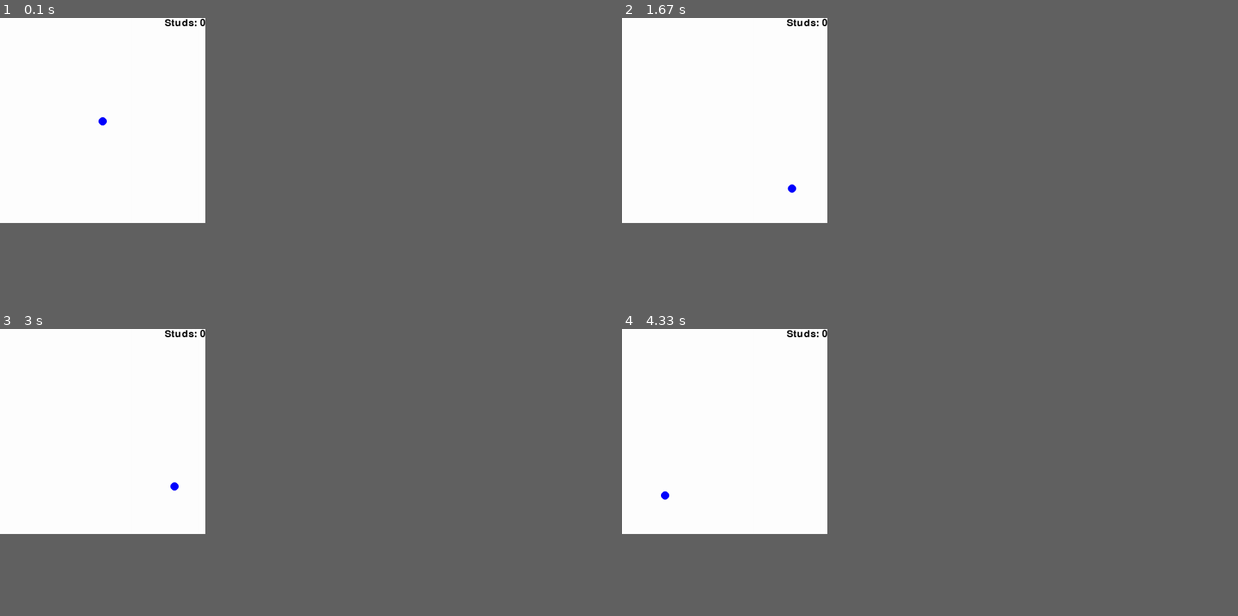
Above: before the commit, frames 1-4 (two rows, left to right).
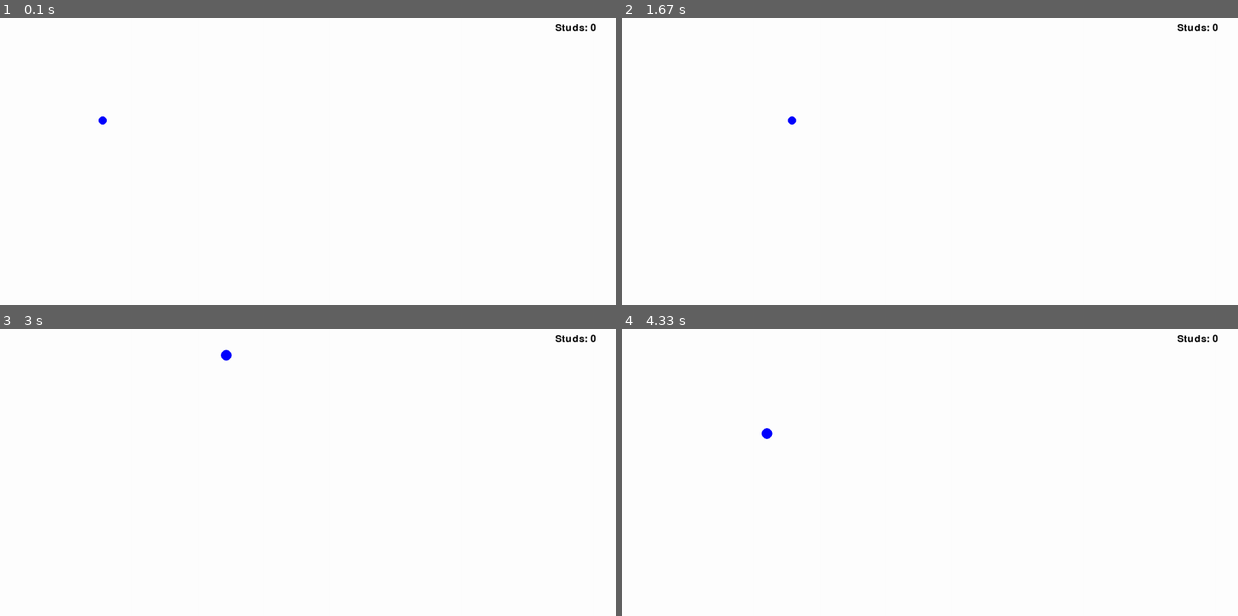
Above: after the commit, the same moments.

Repository: ColorLime90/intro_programmering
Game: pygame game, started from mastergame.py
The game is run twice, just before and just after one commit, with the same random seed, the same clock (stepped at 60 frames per second) and the same inputs.
Inputs:
- Up to frame 1 (0.1 s): no input
- Up to frame 2 (1.67 s): hold W 0.33-0.8 s; hold Right 0.33-0.8 s; tap A at 0.83 s; hold Right 1.17-1.63 s
- Up to frame 3 (3 s): tap E at 1.67 s; hold Up 2-2.3 s; hold Right 2.33-2.8 s; hold Left from 2.83 s (still down)
- Up to frame 4 (4.33 s): release Left at 3.37 s; hold Down 3.4-3.7 s; hold Left 3.73-4.13 s; hold Up from 4.17 s (still down)
The window is 300x300 before the commit and 900x420 after it. Grey fills any space a smaller window leaves; there, only what the larger window draws over its background counts as a difference.

The runs differ from the first frame. In frame 1, 0.2% of the frame differs, in the area x 16-97%, y 0-38%; in frame 2, 0.3%; in frame 3, 0.3%, in the area x 26-97%, y 0-57%; in frame 4, 0.3%.

Commit message:
2025-04-08

Diff:
--- a/mastergame.py
+++ b/mastergame.py
@@ -1,5 +1,5 @@
 import pygame
-
+import random
 
 # Define some colors
 BLACK = (0, 0, 0)
@@ -11,7 +11,10 @@
 pygame.init()
 
 # Set the width and height of the screen [width, height]
-size = (500, 500)
+screen_width = 1500
+screen_height = 700
+
+size = (screen_width, screen_height)
 screen = pygame.display.set_mode(size)
 
 pygame.display.set_caption("Mastergame")
@@ -37,14 +40,17 @@
 
 # Add visual elements to the game
 
+ball = pygame.sprite.Sprite()
+ball.radius = 10
+print(ball.radius)
+
 antal_studs = 0
 studs = "Studs: " + str(antal_studs)
 
 font = pygame.font.Font(None, 36)
 text = font.render(studs, True, BLACK, WHITE)
 textRect = text.get_rect()
-print(textRect)
-textRect.center = ((1000 - int(textRect[2])) // 2, (0 + int(textRect[3])) // 2)
+textRect.center = (screen_width - int(textRect[2]), (0 + int(textRect[3])))
 
 # Used to manage how fast the screen updates
 clock = pygame.time.Clock()
@@ -124,23 +130,28 @@
     if q_or_e:
         x = 250
         y = 250
+        ball.radius = ball.radius + 1
 
     # --- Game logic should go here
 
-    y_speed = y_speed + 0.1
+    y_speed + 0.1
 
-    if x <= 10 or x >= 490:
+    if x <= ball.radius or x >= screen_width - ball.radius:
         x_speed = x_speed * -1
-    if y <= 10:
+    if y <= ball.radius:
         y_speed = y_speed * -1
-    if y >= 490:
+    if y >= screen_height - ball.radius:
         y_speed = y_speed * 0.8
         y_speed = y_speed * -1
 
-
+    if y + ball.radius > screen_height:
+        print("oj")
 
     x += x_speed
     y += y_speed
+
+
+
     antal_studs = antal_studs + 1
     studs = "Studs:" + str(antal_studs)
 
@@ -155,7 +166,8 @@
 
     # --- Drawing code should go here
 
-    pygame.draw.circle(screen, BLUE, (x, y), 10)
+    pygame.draw.circle(screen, BLUE, (x, y), ball.radius)
+
     screen.blit(text, textRect)
 
     # --- Go ahead and update the screen with what we've drawn.
Not shown, changed: readme.md
